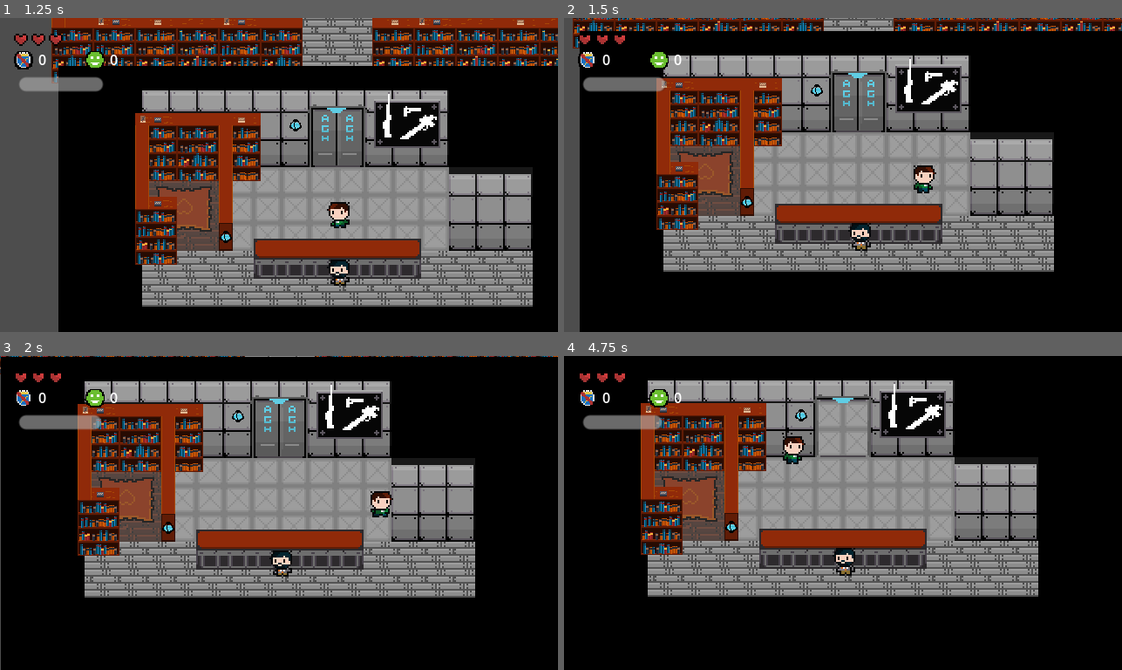
Above: before the commit, frames 1-4 (two rows, left to right).
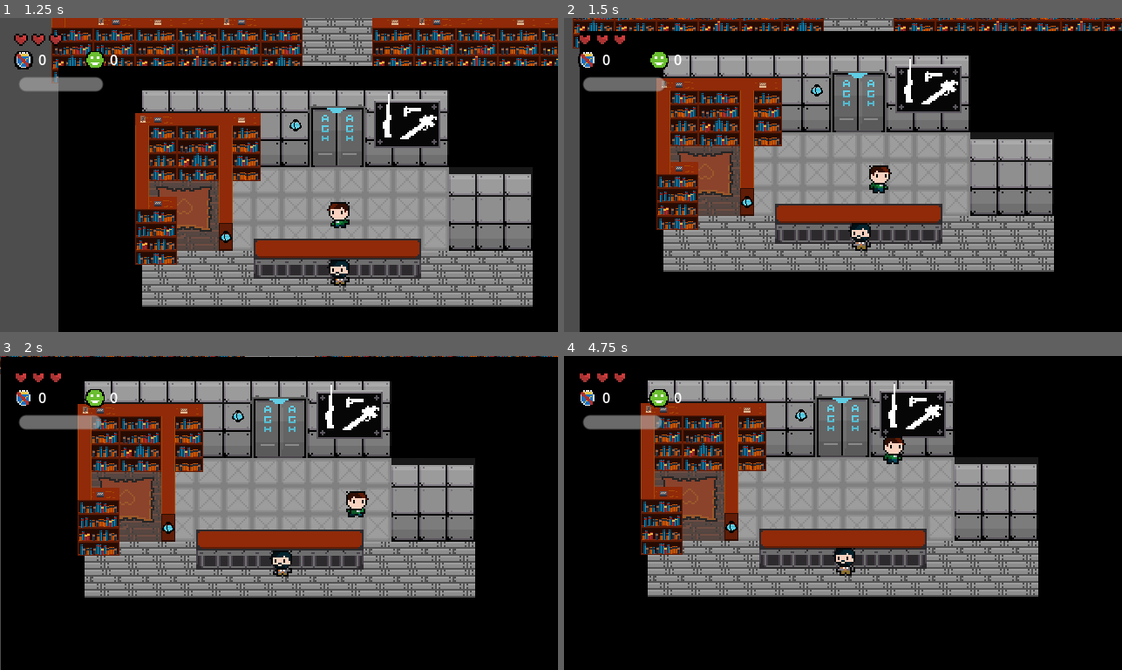
Above: after the commit, the same moments.

Repository: badzianga/SteelworksHiTechGame
Game: Godot game, scene res://Scenes/UI/main_menu.tscn
Two runs of this game, one before a commit and one after it. Both use one fixed random seed, a clock stepped at 60 frames per second and the inputs below.
Inputs (mouse positions are in pixels of both pictures, inside the frame that each line leads up to):
- Up to frame 1 (1.25 s): click "START" at 0.5 s
- Up to frame 2 (1.5 s): move the mouse to (965, 159) at 1.27 s; hold D (right) from 1.28 s (still down); right-click (965, 159) at 1.35 s
- Up to frame 3 (2 s): keep holding D (right)
- Up to frame 4 (4.75 s): move the mouse to (731, 528) at 2.02 s; release D (right) at 2.03 s; hold S (down) 2.03-2.78 s; right-click (731, 528) at 2.1 s; move the mouse to (898, 443) at 2.77 s; hold D (right) 2.78-3.53 s; click (898, 443) at 2.85 s; right-click (898, 443) at 3.05 s; move the mouse to (815, 575) at 3.52 s; hold W (up) 3.53-4.28 s; right-click (815, 575) at 3.6 s; move the mouse to (1010, 560) at 4.27 s; hold A (left) from 4.28 s (still down); right-click (1010, 560) at 4.35 s

Frame 1 is identical in both runs. In frame 2, 0.6% of the frame differs, in the area x 54-67%, y 46-56%; in frame 3, 0.6%; in frame 4, 2.0%, in the area x 39-62%, y 13-35%.

Commit message:
Poor dash and wealth drone malfunction

Diff:
--- a/Scenes/Enemies/drone.gd
+++ b/Scenes/Enemies/drone.gd
@@ -42,5 +42,9 @@
 
 func _on_explosion_timeout_timeout() -> void:
 	GameController.glory_points += randi_range(glory_min, glory_max)
+	$Sprite.visible = false
+	set_physics_process(false)
+	$HurtboxComponent/CollisionShape.set_deferred("disabled", true)
 	effects.play("explosion")
+	await effects.animation_finished
 	queue_free()
--- a/Scenes/Player/player.gd
+++ b/Scenes/Player/player.gd
@@ -13,13 +13,20 @@
 @onready var invincibility_timer := $InvincibilityTimer
 @onready var hurtbox_collision := $HurtboxComponent/CollisionShape
 @onready var effects := $Effects
+@onready var dash_cooldown := $DashCooldown
+@onready var dashing_time := $DashingTime
 
 
 var direction := Vector2.ZERO
 var shoot_direction := Vector2.ZERO
 var collected_book := false
+var can_dash := false
+var dashing := false
+var dash_multiplier := 2.5
 
 func _ready() -> void:
+	if GameController.abilities["Beer"]["acquired"]:
+		can_dash = true
 	GameController.player = self
 	health_component.health_changed.connect(_on_health_changed)
 	GameController.room_changed.connect(_on_room_changed)
@@ -39,11 +46,19 @@
 	direction.y = Input.get_axis("up", "down")
 	direction = direction.normalized()
 	if direction:
-		velocity = direction * speed
+		if dashing:
+			velocity = direction * speed * dash_multiplier
+		else:
+			velocity = direction * speed
 	else:
 		velocity = Vector2.ZERO
 
 	move_and_slide()
+
+	if Input.is_action_just_pressed("dash") and can_dash and dash_cooldown.is_stopped():
+		can_dash = false
+		dashing = true
+		dashing_time.start()
 
 
 func handle_animation() -> void:
@@ -107,3 +122,12 @@
 
 func _on_invincibility_timer_timeout() -> void:
 	hurtbox_collision.set_deferred("disabled", false)
+
+
+func _on_dash_cooldown_timeout() -> void:
+	can_dash = true
+
+
+func _on_dashing_time_timeout() -> void:
+	dashing = false
+	dash_cooldown.start()
--- a/Scenes/Player/player.tscn
+++ b/Scenes/Player/player.tscn
@@ -158,7 +158,6 @@
 collision_layer = 0
 motion_mode = 1
 script = ExtResource("1_5whdu")
-speed = 192.0
 
 [node name="Sprite" type="Sprite2D" parent="."]
 material = SubResource("ShaderMaterial_yl72a")
@@ -213,4 +212,14 @@
 position = Vector2(0, 1)
 shape = SubResource("RectangleShape2D_5yiq8")
 
+[node name="DashCooldown" type="Timer" parent="."]
+wait_time = 2.0
+one_shot = true
+
+[node name="DashingTime" type="Timer" parent="."]
+wait_time = 0.5
+one_shot = true
+
 [connection signal="timeout" from="InvincibilityTimer" to="." method="_on_invincibility_timer_timeout"]
+[connection signal="timeout" from="DashCooldown" to="." method="_on_dash_cooldown_timeout"]
+[connection signal="timeout" from="DashingTime" to="." method="_on_dashing_time_timeout"]
